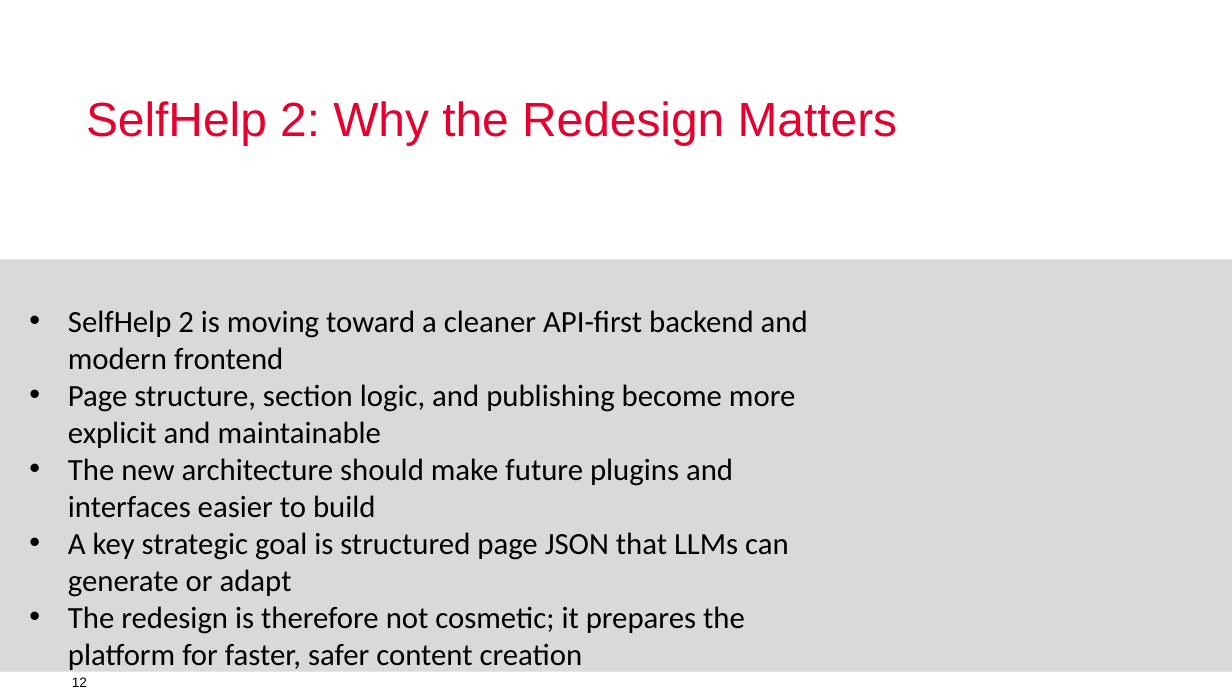
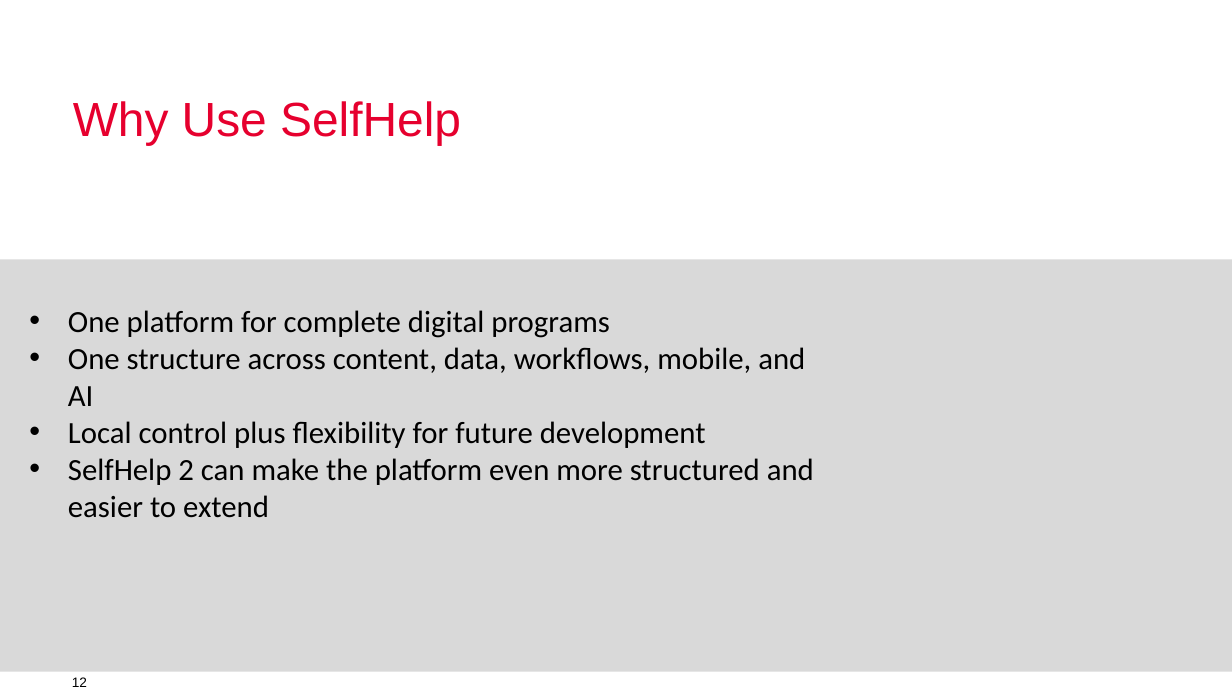
Before and after one commit to humdek-unibe-ch/sh-docs-presentations, a slide deck: slide 12 of SelfHelp-2026.pptx. Drawn at 1232x693 pixels with LibreOffice and Linux fonts; fonts in the diff are those of the drawing; background and template pictures are left out. Boxes give left, top, right and bottom in pixels: in the first picture for what was removed or moved away, otherwise in the second. Text is boxed around its words. In the diff, an @@ line names an element or a change of style, - is before the commit and + after.

```diff
--- a/SelfHelp-2026.pptx
+++ b/SelfHelp-2026.pptx
@@ title at <box>73,101,461,145</box>: text changed @@
-SelfHelp 2: Why the Redesign Matters
+Why Use SelfHelp
@@ text at <box>68,310,814,518</box>: text changed @@
-• SelfHelp 2 is moving toward a cleaner API-first backend and modern frontend
-• Page structure, section logic, and publishing become more explicit and maintainable
-• The new architecture should make future plugins and interfaces easier to build
-• A key strategic goal is structured page JSON that LLMs can generate or adapt
-• The redesign is therefore not cosmetic; it prepares the platform for faster, safer content creation
+• One platform for complete digital programs
+• One structure across content, data, workflows, mobile, and AI
+• Local control plus flexibility for future development
+• SelfHelp 2 can make the platform even more structured and easier to extend
```
Also in this commit, not shown: 10 other slides changed, 2 slides removed, 2 other files.
